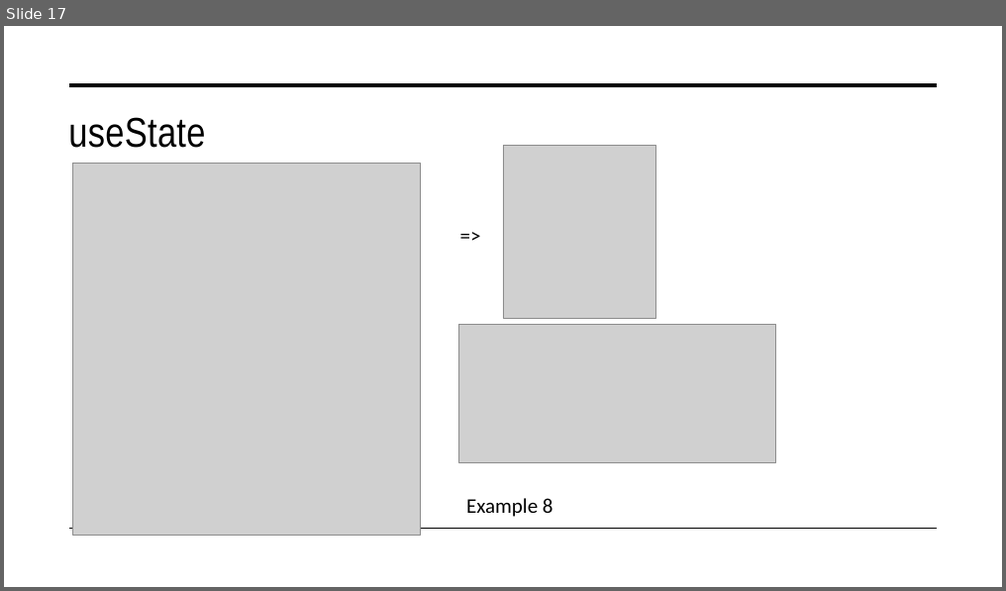
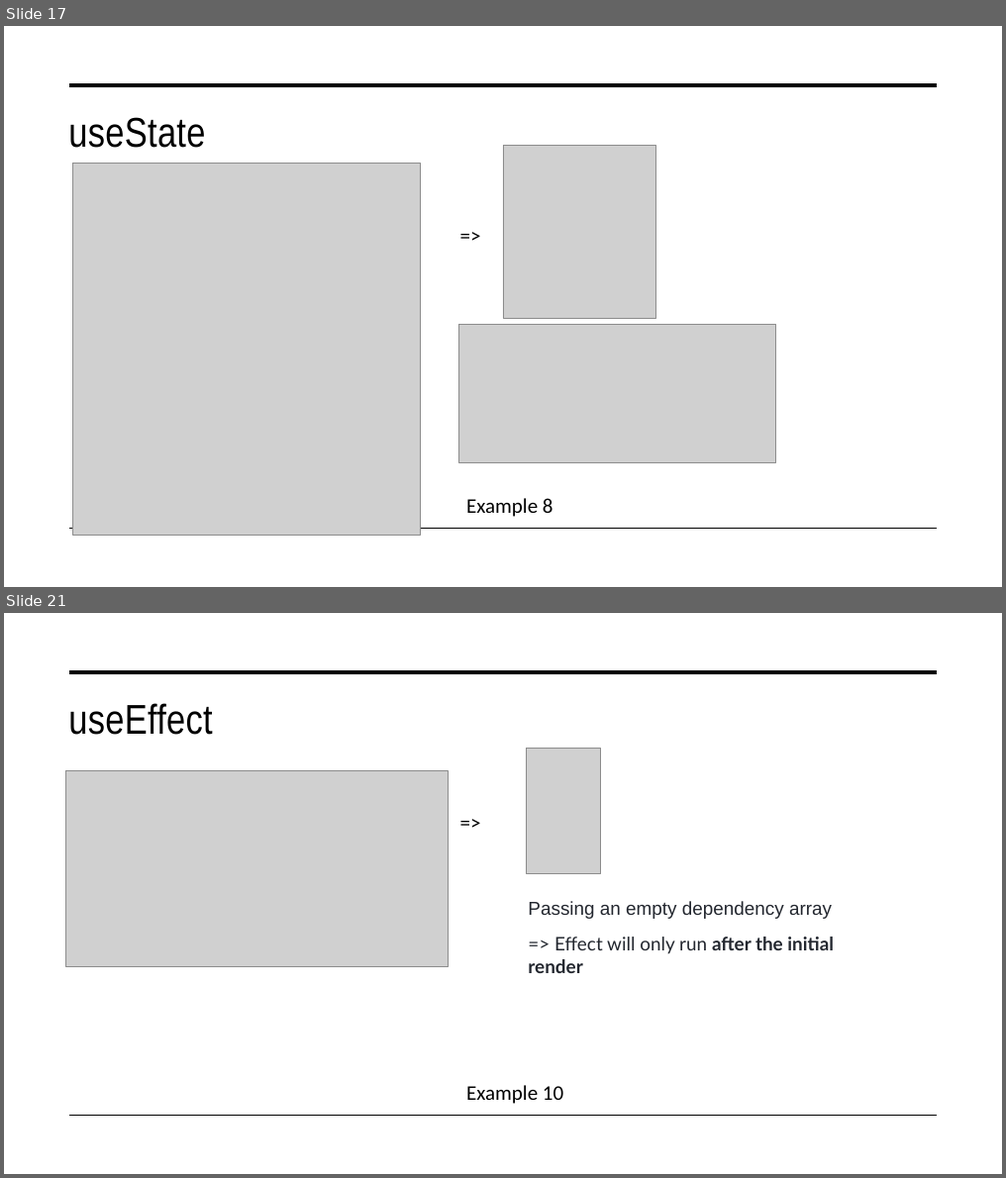
Before and after one commit to tungle251/demo-app, a slide deck: Presentation.pptx. Shown one above the other, each under a label of ours: slide 17 before the commit, slides 17 and 21 after it; the slides between them are not shown. The pictures are 1006x591 and 1006x1178 pixels, drawn with LibreOffice and Linux fonts; fonts in the diff are those of the drawing; grey boxes stand for pictures. Boxes give left, top, right and bottom in pixels: in the first picture for what was removed or moved away, otherwise in the second. Text is boxed around its words. In the diff, an @@ line names an element or a change of style, - is before the commit and + after.

```diff
--- a/Presentation.pptx
+++ b/Presentation.pptx
@@ slide 21 added at [4, 613, 1002, 1174], background #FFFFFF; not listed: 2 template elements that a slide beside it also shows @@
@@ title added at [68, 703, 212, 735], 40 pt, text #000000 @@
+useEffect
@@ picture added at [527, 749, 601, 873] @@
@@ picture added at [66, 770, 448, 967] @@
@@ text added at [452, 801, 601, 848], 20 pt, text #000000 @@
+=>
@@ text added at [528, 901, 832, 919], 18 pt, text #23272F @@
+Passing an empty dependency array
@@ text added at [528, 937, 834, 973], 18 pt, text #23272F, bold @@
+=> Effect will only run after the initial render
@@ text added at [466, 1085, 563, 1104], 20 pt, text #000000 @@
+Example 10
```
Also in this commit, not shown: 6 slides changed, 3 other slides added.
